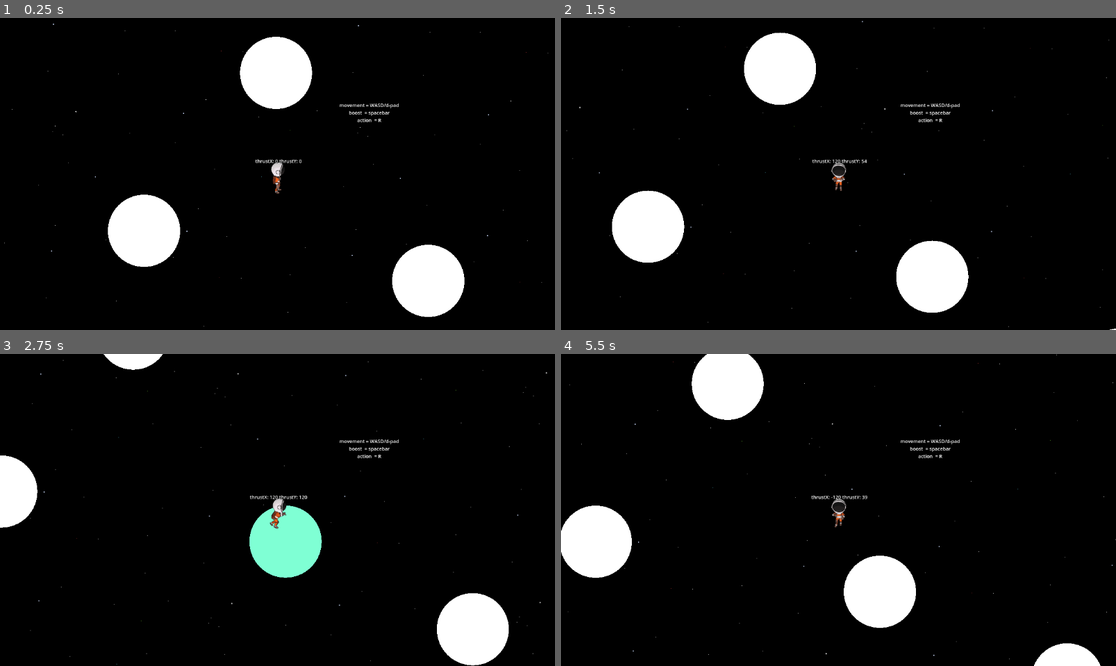
Above: before the commit, frames 1-4 (two rows, left to right).
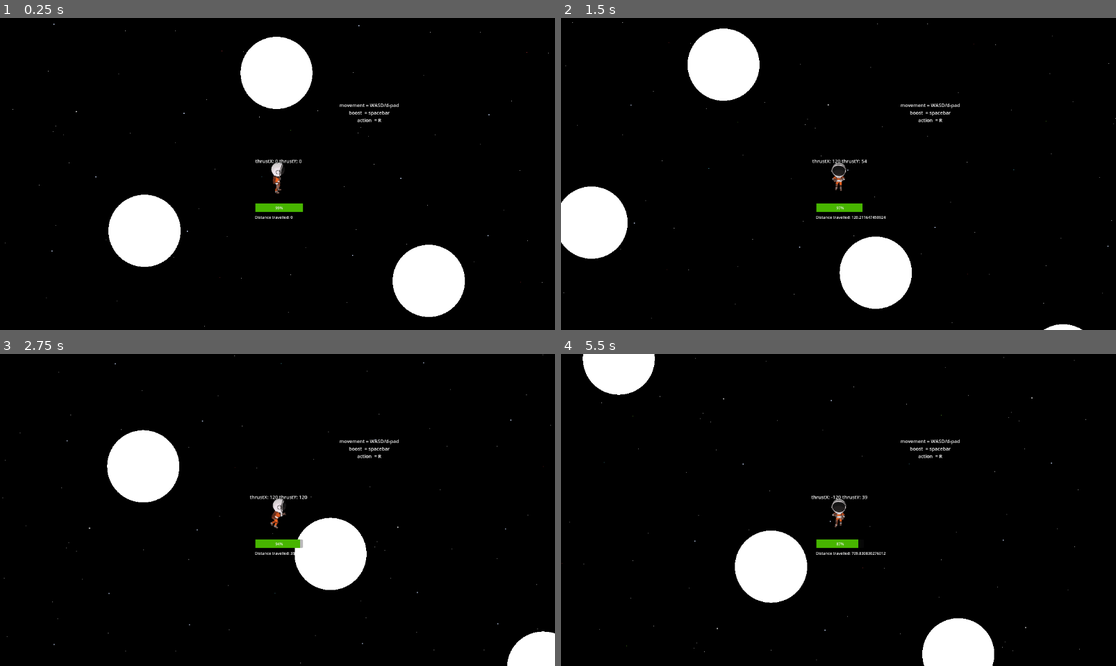
Above: after the commit, the same moments.

Repository: Boladelomo/Brackeys_Game_Jam_2024.2
Game: Godot game, scene res://Scenes/game.tscn
Same seed, same stepped clock (60 frames per second), same inputs: the game is played once before the commit and once after it.
Inputs:
- Up to frame 1 (0.25 s): no input
- Up to frame 2 (1.5 s): tap Enter at 0.5 s; hold D (right) 0.53-1.28 s; hold Space (jump) 0.53-1.28 s; hold S (down) from 1.28 s (still down); tap Space (jump) at 1.35 s
- Up to frame 3 (2.75 s): tap Space (jump) at 1.52, 1.82 s; release S (down) at 2.03 s; hold D (right) from 2.03 s (still down); hold Space (jump) from 2.03 s (still down)
- Up to frame 4 (5.5 s): release D (right) at 2.78 s; release Space (jump) at 2.78 s; hold W (up) 2.78-3.53 s; tap Space (jump) at 2.85, 3.02, 3.32, 4.35, 4.52, 4.82 s; hold Space (jump) 3.53-4.28 s; hold A (left) 3.53-5.03 s; hold S (down) from 5.03 s (still down); hold Space (jump) from 5.03 s (still down)

The runs differ from the first frame. In frame 1, 0.6% of the frame differs, in the area x 0-99%, y 1-99%; in frame 2, 13%; in frame 3, 11%; in frame 4, 14%, in the area x 0-100%, y 0-100%.

Commit message:
oxygen meter, safety signals, code improvements

Diff:
--- a/Project/Scenes/game.tscn
+++ b/Project/Scenes/game.tscn
@@ -4,8 +4,8 @@
 [ext_resource type="Texture2D" uid="uid://qvjpro8hvj0p" path="res://Assets/stars.png" id="1_56d3n"]
 [ext_resource type="PackedScene" uid="uid://c8tjpkwgpjq7e" path="res://Scenes/asteroid_manager.tscn" id="2_yyxbx"]
 [ext_resource type="PackedScene" uid="uid://drqqsn44i8lko" path="res://Scenes/asteroid.tscn" id="3_4uphc"]
-[ext_resource type="PackedScene" uid="uid://dn0okr010def6" path="res://Scenes/player_controller.tscn" id="4_kgwvj"]
 [ext_resource type="PackedScene" uid="uid://caav5508m325i" path="res://Scenes/player_container.tscn" id="5_1ldun"]
+[ext_resource type="PackedScene" uid="uid://dn0okr010def6" path="res://Scenes/player.tscn" id="6_pdnlj"]
 
 [node name="GameManager" type="Node2D"]
 script = ExtResource("1_5uvxf")
@@ -105,5 +105,4 @@
 
 [node name="PlayerContainer" parent="." instance=ExtResource("5_1ldun")]
 
-[node name="Player" parent="PlayerContainer" instance=ExtResource("4_kgwvj")]
-position = Vector2(1, 0)
+[node name="CharacterBody2D" parent="PlayerContainer" instance=ExtResource("6_pdnlj")]
--- a/Project/Scenes/player_controller.tscn
+++ b/Project/Scenes/player.tscn
@@ -171,8 +171,12 @@
 "space_walk_up": SubResource("Animation_68qkb")
 }
 
+[sub_resource type="StyleBoxFlat" id="StyleBoxFlat_uwgny"]
+bg_color = Color(0.280174, 0.711268, 1.92523e-07, 1)
+
 [node name="CharacterBody2D" type="CharacterBody2D" node_paths=PackedStringArray("myBody", "sprite", "label")]
 scale = Vector2(0.5, 0.5)
+collision_mask = 3
 script = ExtResource("1_cb7iq")
 myBody = NodePath(".")
 sprite = NodePath("Sprite2D")
@@ -226,3 +230,25 @@
 label_settings = ExtResource("3_o725q")
 horizontal_alignment = 1
 vertical_alignment = 1
+
+[node name="OxygenModule" type="Node2D" parent="."]
+position = Vector2(-20, -110)
+
+[node name="OxygenProgressBar" type="ProgressBar" parent="OxygenModule"]
+unique_name_in_owner = true
+offset_left = -72.0
+offset_top = 232.0
+offset_right = 126.0
+offset_bottom = 268.0
+theme_override_font_sizes/font_size = 16
+theme_override_styles/fill = SubResource("StyleBoxFlat_uwgny")
+max_value = 1000.0
+value = 1000.0
+
+[node name="DistanceTravelledLabel" type="Label" parent="OxygenModule"]
+unique_name_in_owner = true
+offset_left = -74.0
+offset_top = 278.0
+offset_right = 134.0
+offset_bottom = 320.0
+theme_override_font_sizes/font_size = 16
--- a/Project/Scripts/Sidescroller.gd
+++ b/Project/Scripts/Sidescroller.gd
@@ -2,6 +2,25 @@
 
 @export var myBody : CharacterBody2D
 @export var sprite : Sprite2D
+@onready var collider: CollisionShape2D = $CollisionShape2D : get = _get_player_collider
+
+func _get_player_collider():
+	return collider
+
+
+#OXYGEN LOGIC VARIABLES  - START REGION
+@onready var oxygen_bar = %OxygenProgressBar
+@onready var distance_lable = %DistanceTravelledLabel
+var initial_position = Vector2(0, 0)
+var distance_traveled: float = 0.0
+var is_moving: bool = false
+var is_on_safe_area:bool = false
+@export var oxygen_move_consumption:float = 0.3
+@export var oxygen_idle_consumption:float = 0.1
+@export var oxygen_recovery_rate:float = 0.5
+@export var idle_move_tolerance:float = 0.2
+#OXYGEN LOGIC VARIABLES - END REGION
+
 
 #UI
 @export var label : Label
@@ -51,6 +70,45 @@
 
 	move_and_slide()
 
+		#region: OXYGEN CONTROL CODE - START REGION
+	initial_position = self.position
+
+	move_and_slide()
+
+	distance_traveled += self.position.distance_to(initial_position)
+	distance_lable.text = "Distance travelled: " + str(distance_traveled)
+
+	update_oxygen_bar(distance_traveled)
+
+	#Check if we are not moving - if we almost stopped
+	if self.position.distance_to(initial_position) <= idle_move_tolerance:
+		is_moving = false
+		distance_traveled = 0 # Reset the distance traveled and allows to replesnish oxygem
+		# TODO: Add logic to only recover Oxygen when in certain condintions
+		if is_on_safe_area:
+			oxygen_bar.value += oxygen_recovery_rate + oxygen_recovery_rate
+	else:
+		is_moving = true
+	#endregion: OXYGEN CONTROL CODE - END REGION
+
+func update_oxygen_bar(distance):
+	var oxygen_depletion_value
+	if !is_moving:
+		oxygen_depletion_value = oxygen_idle_consumption
+	else:
+		oxygen_depletion_value = oxygen_idle_consumption + oxygen_move_consumption
+
+	oxygen_bar.value -= oxygen_depletion_value
+	#printt("Bar:", str(oxygen_bar.value), "Consumption:", str(oxygen_depletion_value) , "Moving:", str(is_moving))
+
+func player_entered_safe_area():
+	is_on_safe_area = true
+	printt("Entered safe area")
+
+func player_left_safe_area():
+	is_on_safe_area = false
+	printt("Left safe area")
+
 func _process(delta):
 	#animation
 	if Input.is_action_just_pressed("up"):
@@ -66,7 +124,7 @@
 		animation_player.play("space_walk_right")
 
 	label.text = "thrustX: " + str(thrust_vector.x) + " thrustY: " + str(thrust_vector.y)
-
+	#capping FPS logic
 	var fps = Engine.get_frames_per_second()
 	var lerpInterval = direction / fps
 	var lerpPosition = global_transform.origin + lerpInterval
@@ -76,11 +134,7 @@
 	else :
 		sprite.global_transform = global_transform
 
-#TODO: replace with boost
 func boost():
 	#TODO: puff of gas?
 	velocity.x += boost_thrust * Input.get_axis("left", "right")
-	#print(velocity.x)
 	velocity.y += boost_thrust * Input.get_axis("up", "down")
-	#print(velocity.y)
-	print(position)
--- a/Project/Scripts/asteroid.gd
+++ b/Project/Scripts/asteroid.gd
@@ -3,50 +3,56 @@
 enum AsteroidState { EMPTY, USED, DAMAGED }
 
 @onready var collider: CollisionShape2D = $CollisionShape2D
+@onready var radius : get = _get_radius, set = _set_radius
+func _get_radius():
+	return radius
+func _set_radius(value):
+	radius = value
+
 @export var safe_radius := 75.0
-@export var min_radius := 8.0
-@export	var max_radius := 95.0
 
 var safe_color := Color.AQUAMARINE
 var empty_color := Color.WHITE
 var damage_color := Color.CRIMSON
-
 var current_color := empty_color
 
 var collided:= false
-var target_position : Vector2 = Vector2.ZERO
+var collision_object : CharacterBody2D
 
 # Called when the node enters the scene tree for the first time.
 func _ready() -> void:
-	#collider.shape.radius = safe_radius
+	_set_radius(safe_radius)
+	collider.shape.radius = _get_radius()
 	collider.position = position
 	queue_redraw()
-	#print(collider.shape.radius)
-	#print(position)
+
 
 # Called every frame. 'delta' is the elapsed time since the previous frame.
 func _process(delta: float) -> void:
-	#solve asteroid state
-	# re draw after a change of state
-	#asteroid coloring (flickering between damage-safe or damage-empty for 500ms after a hit)
-	pass
+	#TODO: OPTIONAL asteroid coloring (flickering between damage-safe or damage-empty for 500ms after a hit)
+	if (collided):
+		if check_player_overlap(collision_object):
+			current_color = safe_color
+		else:
+			current_color = empty_color
 
 func _draw() -> void:
-	draw_circle(position, safe_radius, current_color)
-	#draw_line(position, Vector2.UP * safe_radius, Color.WHITE, 2.0, false)
-	#if collided and target_position:
-		#draw_line(target_position, position, Color.RED, 4.0, false)
+	draw_circle(position, radius, current_color)
 
-#TODO: change to full overlap of player collider (inside asteroid)
 func _on_body_entered(body: Node2D) -> void:
 	if body is CharacterBody2D:
-		current_color = safe_color
 		collided = true
-		target_position = body.position
+		collision_object = body
+		if body.has_method("player_entered_safe_area"):
+			body.player_entered_safe_area()
 	queue_redraw()
+
+func check_player_overlap(player: CharacterBody2D) -> bool:
+	return false
 
 func _on_body_exited(body: Node2D) -> void:
 	if body is CharacterBody2D:
-		current_color = empty_color
 		collided = false
+		if body.has_method("player_left_safe_area"):
+			body.player_left_safe_area()
 	queue_redraw()
--- a/Project/Scripts/asteroid_manager.gd
+++ b/Project/Scripts/asteroid_manager.gd
@@ -7,13 +7,15 @@
 const MAX_SHELTER_AMOUNT := 5
 const MIN_SHELTER_RADIUS := 75.0
 
+@export var min_radius := 10.0
+@export	var max_radius := 125.0
+
 @onready var asteroids : Array[Area2D] : get = _get_asteroids
 #@onready var shelter_pool : Array[Area2D] : get = _get_asteroids
 
 func _get_asteroids():
 	return asteroids
 
-#TODO: list of asteroids of different sizes
 
 #TODO: setting asteroid speed, rotation and spawn position,
 
@@ -25,9 +27,8 @@
 	print("Hello")
 
 func fill_asteroid_array(array, length):
-	for i in length:
+	for i in length - 1:
 		array[i] = asteroid.instantiate()
-		print("asteroid " + str(i) + " radius = ")
 		randomize_asteroid_values(array[i])
 
 func randomize_asteroid_values(asteroid):
@@ -37,9 +38,11 @@
 	for a in asteroids:
 		if collider.shape.radius >= MIN_SHELTER_RADIUS:
 			shelter_count += 1
+
 	if shelter_count >= MAX_SHELTER_AMOUNT:
-		collider.shape.radius = randf_range(asteroid.min_radius, asteroid.min_radius * 2.0)
+		#min to 2xmin size for non-shelter asteroids, TODO: needs playtesting
+		asteroid._set_radius(randf_range(min_radius, min_radius * 2.0))
 	else:
 	#if within shelter limit
-		collider.shape.radius = randf_range(asteroid.min_radius, asteroid.max_radius)
-	print(collider.shape.radius)
+		asteroid._set_radius(randf_range(min_radius, max_radius))
+	print(asteroid._get_radius())
Not shown: 1 places in Project/Scenes/player.tscn that only renumber resources
